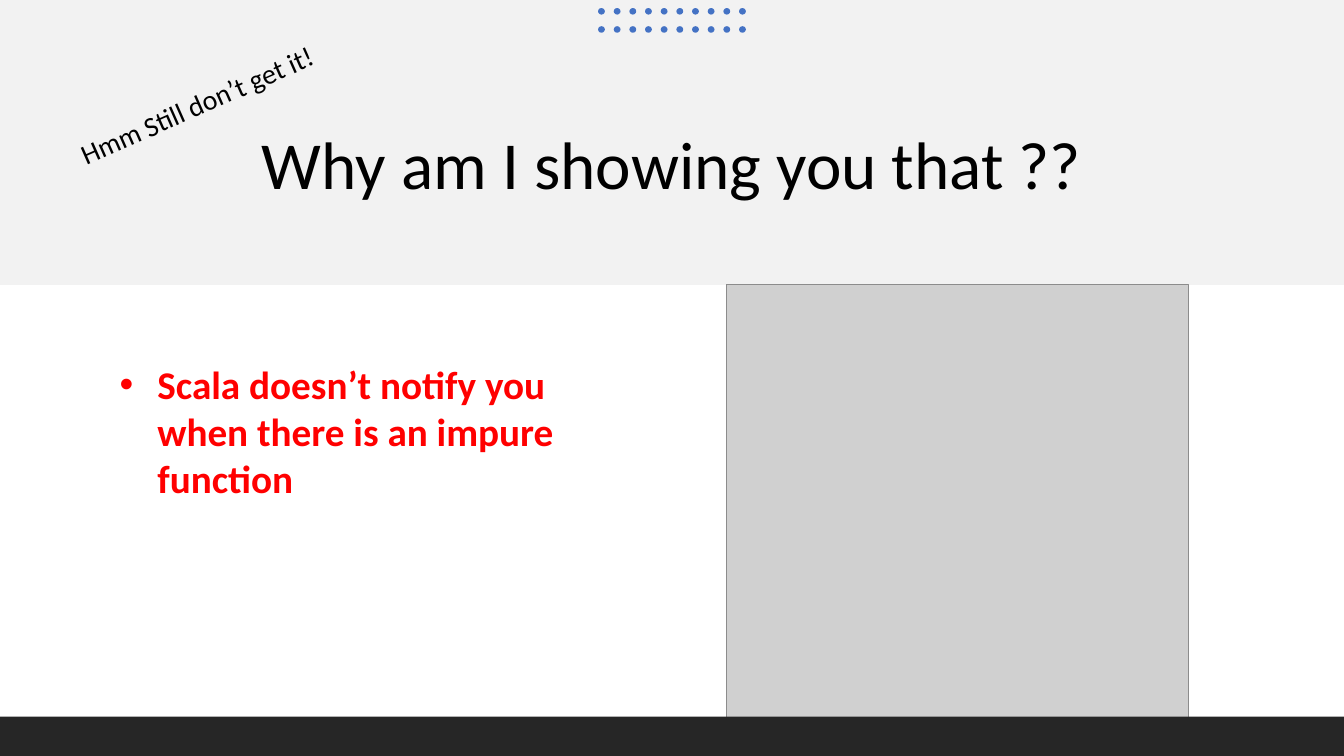
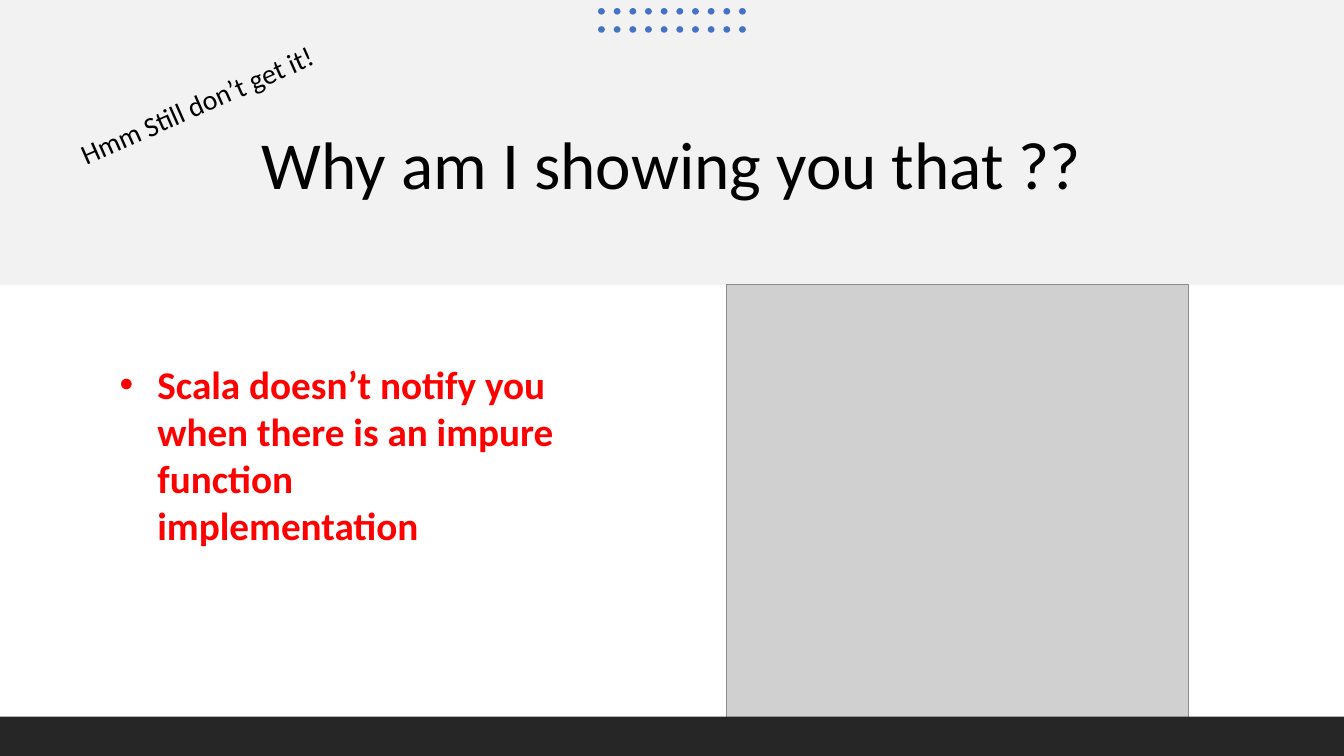
Before and after one commit to andrewrigas/TowerBlocks, a slide deck: slide 11 of Scala Sessions/Scala Session 2/Scala Session 2.pptx. Drawn at 1344x756 pixels with LibreOffice and Linux fonts; fonts in the diff are those of the drawing; grey boxes stand for pictures. Boxes give left, top, right and bottom in pixels: in the first picture for what was removed or moved away, otherwise in the second. Text is boxed around its words. In the diff, an @@ line names an element or a change of style, - is before the commit and + after.

```diff
--- a/Scala Sessions/Scala Session 2/Scala Session 2.pptx
+++ b/Scala Sessions/Scala Session 2/Scala Session 2.pptx
@@ text at (157,370,554,546): text changed @@
-• Scala doesn’t notify you when there is an impure function
+• Scala doesn’t notify you when there is an impure function implementation
```
Also in this commit, not shown: 11 other files.
